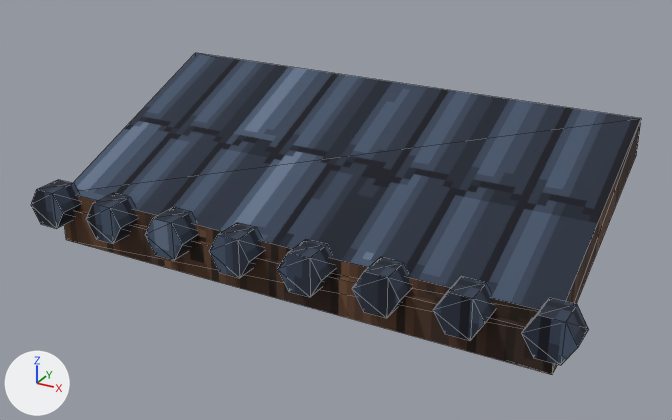
Before and after pictures for a commit that changed the glTF model Oxygen/project/Assets/Models/JapaneseCity/Modules/JP_PentRoof_2m.glb.
The view is the same before and after, from a camera (50 mm lens) standing at (2.59, -3.37, 1.06) and looking at (1.03, -0.53, -0.36). The axes (+X, +Y, +Z) are drawn at lower left. The lights are the same throughout. The older version comes first. Mesh edges are drawn as thin lines. Vertices at exactly the same position are counted once.

In view in the first picture: 'JP_PentRoof_2m'.
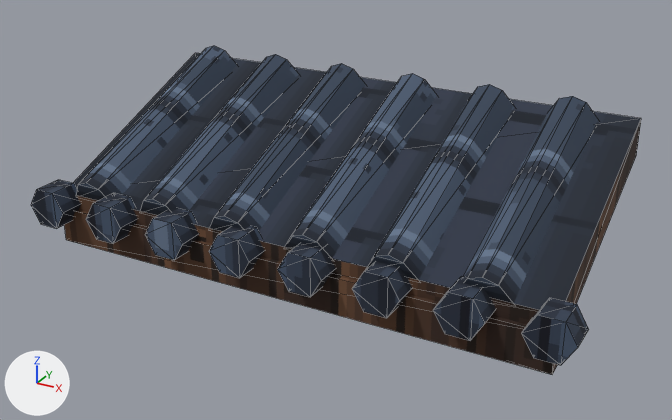
Pixel boxes [x1, y1, x2, y2] of what changed, in the pictures (672 x 420 px):
'JP_PentRoof_2m', reshaped
    before: [31, 53, 641, 375]
    after: [31, 46, 641, 375]
part 1 of me_jp_pentroof_2m, added (blue)
    after: [77, 46, 598, 304]
part 2 of me_jp_pentroof_2m, recoloured
    both: [73, 53, 641, 306]

The change in detail:
Picture 'JP_Roof_KawaraChannel' (img_jp_roof_kawarachannel) is new.
Picture 'JP_Roof_KawaraRoll' (img_jp_roof_kawararoll) is new.
Material 'JP_Roof_KawaraChannel' (mat_jp_roof_kawarachannel) is new.
Uses the picture img_jp_roof_kawarachannel.
Material 'JP_Roof_KawaraRoll' (mat_jp_roof_kawararoll) is new.
Uses the picture img_jp_roof_kawararoll.
me_jp_pentroof_2m is used by ob_jp_pentroof_2m; location (0.0, 0.0, 0.0).
me_jp_pentroof_2m had 120 vertices, 196 faces and spanned x -0.09..2.09, y -1.0..0.0, z -0.6..0.0.
me_jp_pentroof_2m now has 180 vertices, 262 faces and spans x -0.09..2.09, y -1.0..0.0, z -0.6..0.07.
Part 1, on me_jp_pentroof_2m:
24 vertices are added at x 0.06..1.86, y -0.93..-0.9, z -0.37..-0.3.
24 new vertices lie (0.0, 0.87, 0.35) away from vertices in x 0.06..1.86, y -0.93..-0.9, z -0.37..-0.3.
6 new vertices lie (0.05, 0.0, 0.02) away from vertices in x 0.11..1.71, y -0.93, z -0.3.
6 new vertices lie (0.05, 0.86, 0.37) away from vertices in x 0.11..1.71, y -0.93, z -0.3.
66 new faces join them, mat_jp_roof_kawararoll.
me_jp_pentroof_2m part 2: 2 faces spanning x 0.0..2.0, y -0.9..0.0, z -0.36..0.0 switch from mat_jp_roof_kawara to mat_jp_roof_kawarachannel.
me_jp_pentroof_2m gains material mat_jp_roof_kawararoll.
